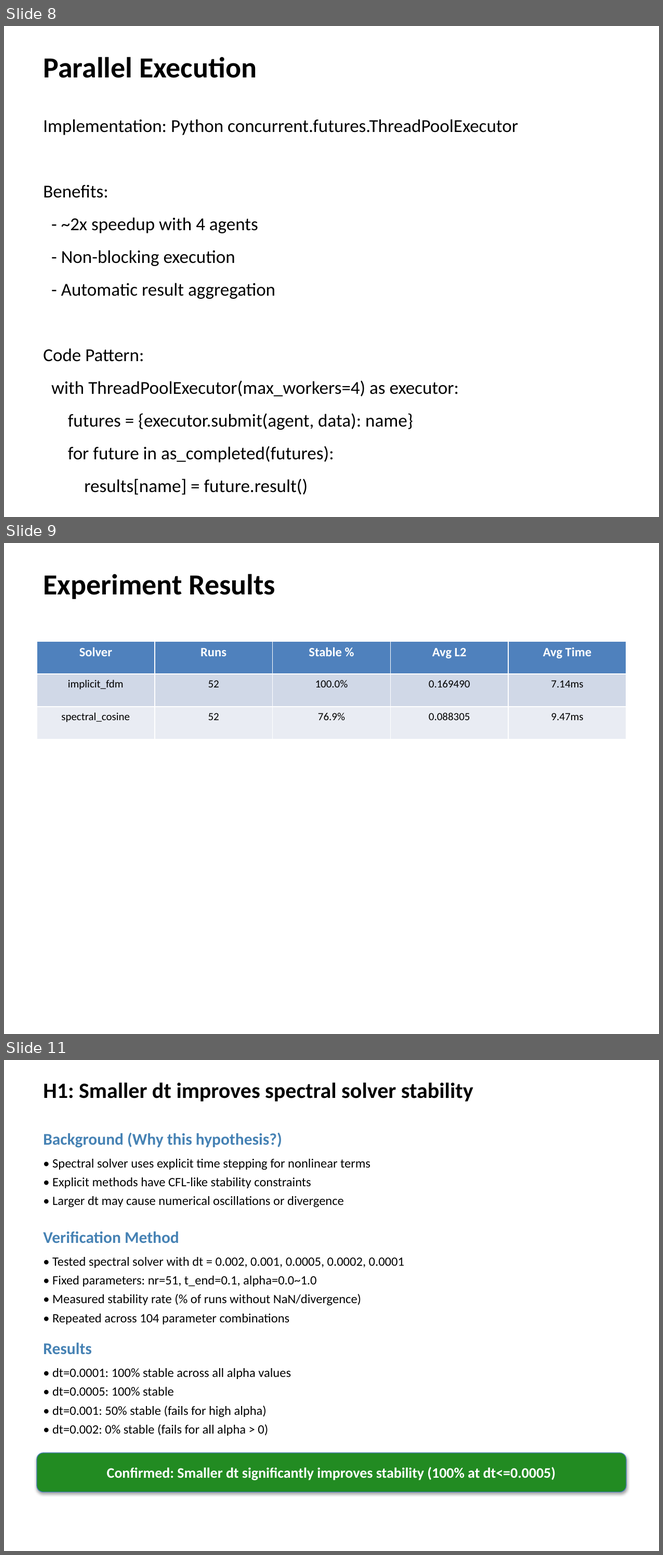
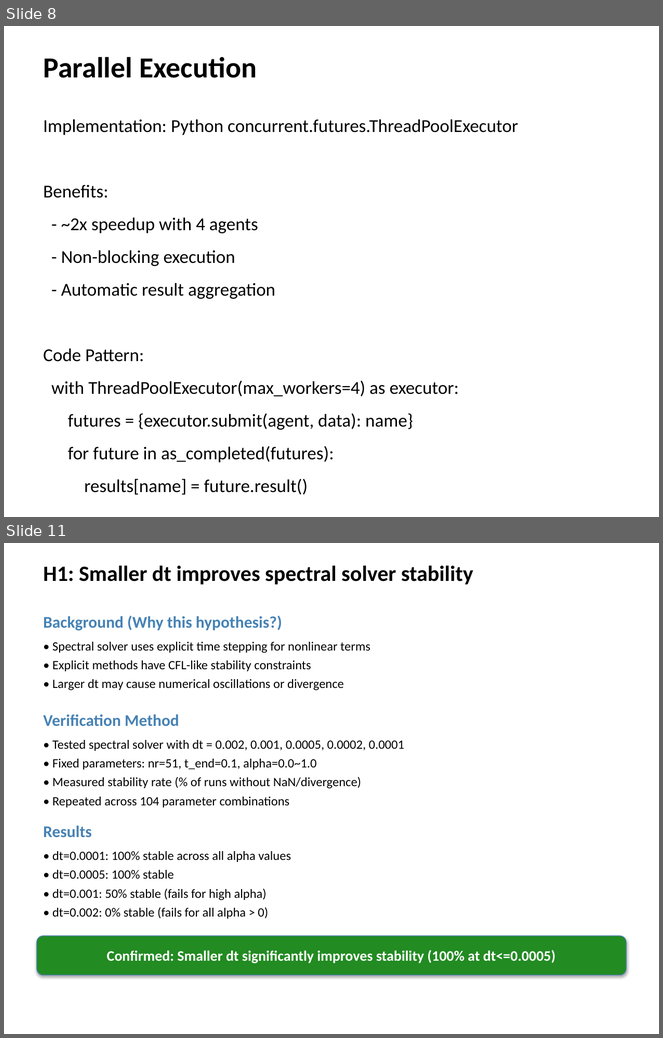
Before and after one commit to k-yoshimi/fusion-heat-transport-ai, a slide deck: docs/multiagent_presentation.pptx. Shown one above the other, each under a label of ours: slides 8, 9 and 11 before the commit, slides 8 and 11 after it; the slides between them are not shown. The pictures are 663x1555 and 663x1038 pixels, drawn with LibreOffice and Linux fonts; fonts in the diff are those of the drawing. Boxes give left, top, right and bottom in pixels: in the first picture for what was removed or moved away, otherwise in the second. Text is boxed around its words. In the diff, an @@ line names an element or a change of style, - is before the commit and + after.

```diff
--- a/docs/multiagent_presentation.pptx
+++ b/docs/multiagent_presentation.pptx
@@ slide 9 removed at <box>4,543,659,1034</box>, background #FFFFFF @@
@@ text removed at <box>43,574,276,599</box> @@
-Experiment Results
@@ table removed at <box>37,641,626,740</box>, 3 rows, 5 columns @@
-Solver | Runs | Stable % | Avg L2 | Avg Time
-implicit_fdm | 52 | 100.0% | 0.169490 | 7.14ms
-spectral_cosine | 52 | 76.9% | 0.088305 | 9.47ms
```
Also in this commit, not shown: 3 slides changed, 4 slides added, 9 other files.
